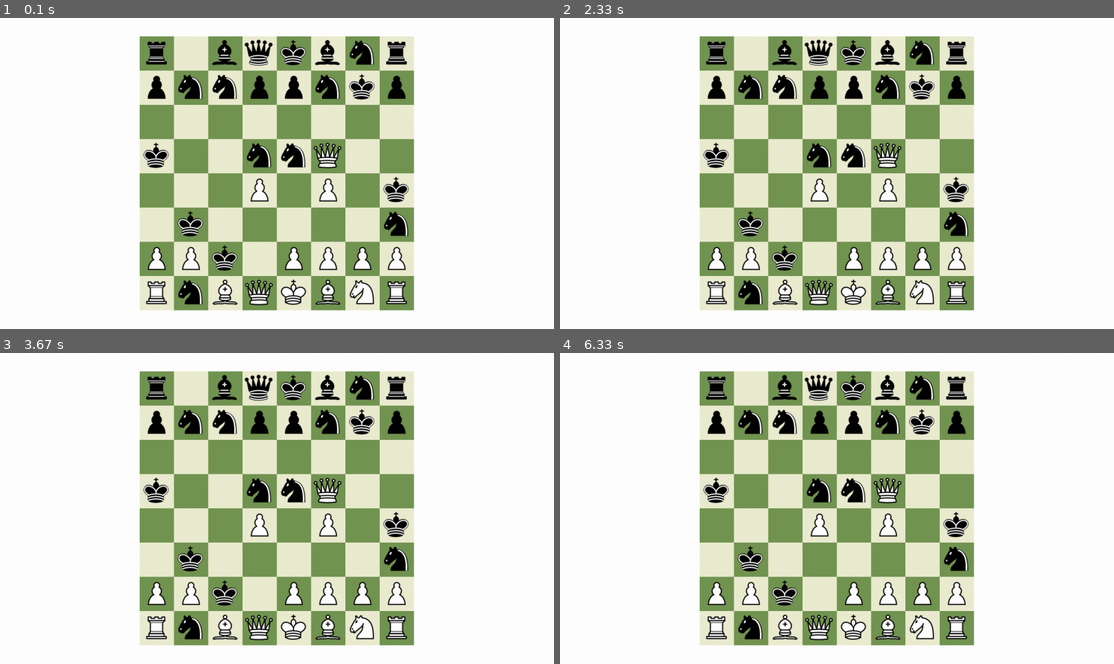
Above: before the commit, frames 1-4 (two rows, left to right).
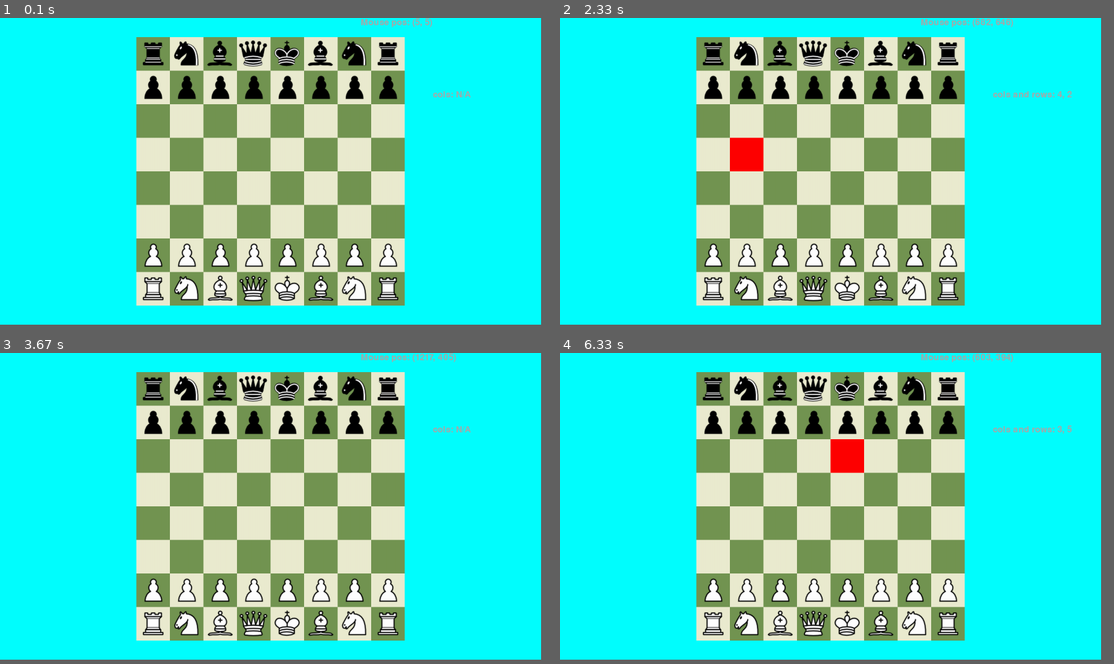
Above: after the commit, the same moments.

Repository: ArielBaron/ChessInPython
Game: pygame game, started from New_pygame.py
Two runs of this game, one before a commit and one after it. Both use one fixed random seed, a clock stepped at 60 frames per second and the inputs below.
Inputs (mouse positions are in pixels of both pictures, inside the frame that each line leads up to):
- Up to frame 1 (0.1 s): no input
- Up to frame 2 (2.33 s): click (831, 170) at 0.38 s; click (698, 173) at 0.72 s; click (665, 123) at 1.05 s; click (1030, 279) at 1.38 s; click (842, 67) at 1.72 s; click (803, 251) at 2.05 s
- Up to frame 3 (3.67 s): click (254, 452) at 2.38 s; click (193, 443) at 2.72 s; click (415, 480) at 3.05 s; click (437, 499) at 3.38 s
- Up to frame 4 (6.33 s): click (942, 452) at 3.72 s; click (670, 446) at 4.05 s; click (853, 492) at 4.38 s; click (670, 486) at 4.72 s; click (748, 595) at 5.05 s; click (665, 620) at 5.38 s; click (748, 405) at 5.72 s; click (776, 496) at 6.05 s
In our replay, the window is 900x505 before the commit and 879x498 after it. These sizes can differ from the game's own. Grey fills any space a smaller window leaves; there, only what the larger window draws over its background counts as a difference.

The runs differ from the first frame. In frame 1, 73% of the frame differs, in the area x 0-98%, y 0-99%; in frame 2, 74%; in frame 3, 73%; in frame 4, 74%.

Commit message:
Update New_pygame.py

Diff:
--- a/New_pygame.py
+++ b/New_pygame.py
@@ -2,9 +2,53 @@
 import os
 
 
-def clear_terminal():
-    if os.name == 'nt':  # For Windows
-        os.system('cls')
+# Constants
+pygame.init()
+FPS = 60
+WINDOW_WIDTH = 1500
+WINDOW_HEIGHT = 850
+WINDOW = pygame.display.set_mode((WINDOW_WIDTH, WINDOW_HEIGHT))
+CLOCK = pygame.time.Clock()
+STARTING_POSTIONS = [ "rnbqkbnr/pppppppp/8/8/8/8/PPPPPPPP/RNBQKBNR w KQkq - 0 1"]
+MID_OF_SQUARES = [(37.5, 37.5),(112.5, 37.5),(187.5, 37.5),(262.5, 37.5),(337.5, 37.5),(412.5, 37.5),(487.5, 37.5),(562.5, 37.5),(37.5, 112.5),(112.5, 112.5),(187.5, 112.5),(262.5, 112.5),(337.5, 112.5),(412.5, 112.5),(487.5, 112.5),(562.5, 112.5),(37.5, 187.5),(112.5, 187.5),(187.5, 187.5),(262.5, 187.5),(337.5, 187.5),(412.5, 187.5),(487.5, 187.5),(562.5, 187.5),(37.5, 262.5),(112.5, 262.5),(187.5, 262.5),(262.5, 262.5),(337.5, 262.5),(412.5, 262.5),(487.5, 262.5),(562.5, 262.5),(37.5, 337.5),(112.5, 337.5),(187.5, 337.5),(262.5, 337.5),(337.5, 337.5),(412.5, 337.5),(487.5, 337.5),(562.5, 337.5),(37.5, 412.5),(112.5, 412.5),(187.5, 412.5),(262.5, 412.5),(337.5, 412.5),(412.5, 412.5),(487.5, 412.5),(562.5, 412.5),(37.5, 487.5),(112.5, 487.5),(187.5, 487.5),(262.5, 487.5),(337.5, 487.5),(412.5, 487.5),(487.5, 487.5),(562.5, 487.5),(37.5, 562.5),(112.5, 562.5),(187.5, 562.5),(262.5, 562.5),(337.5, 562.5),(412.5, 562.5),(487.5, 562.5),(562.5, 562.5)]
+SQUARE_SIZE = min(WINDOW_WIDTH // 2, WINDOW_HEIGHT) // 8
+running = True
+
+# Constants: Pieces # FOR SIZE CHANGE GO TO https://www.shutterstock.com/image-resizer?c3apidt=&gad_source=1&gclid=CjwKCAjwt-OwBhBnEiwAgwzrUgwi70N7tIRmT0xeUDt_DHljvXD5qifqYuvsM2rliDfAjuR8b78PWRoCKygQAvD_BwE&gclsrc=aw.ds&kw=
+p = pygame.image.load("ChessPyGame Assets\\blackPawn.png")
+P = pygame.image.load('ChessPyGame Assets\\whitePawn.png')
+n = pygame.image.load('ChessPyGame Assets\\blackNight.png')
+N = pygame.image.load('ChessPyGame Assets\\whiteNight.png')
+b = pygame.image.load('ChessPyGame Assets\\blackBISHOP.png')
+B = pygame.image.load('ChessPyGame Assets\\whiteBISHOP.png')
+r = pygame.image.load('ChessPyGame Assets\\blackRook.png')
+R = pygame.image.load('ChessPyGame Assets\\whiteRook.png')
+q = pygame.image.load('ChessPyGame Assets\\blackQueen.png')
+Q = pygame.image.load('ChessPyGame Assets\\whiteQueen.png')
+k = pygame.image.load('ChessPyGame Assets\\blackKING.png')
+K = pygame.image.load('ChessPyGame Assets\\whiteKING.png')
+
+YELLOW_RECT = pygame.Rect(0, 0, 75, 75)
+GREEN = (115, 149, 82)
+WHITE = (235, 236, 208)
+
+BOARD_WIDTH = 8 * SQUARE_SIZE
+BOARD_HEIGHT = 8 * SQUARE_SIZE
+BOARD_START_X = (WINDOW_WIDTH - BOARD_WIDTH) // 2
+BOARD_START_Y = (WINDOW_HEIGHT - BOARD_HEIGHT) // 2
+
+FONT = pygame.font.Font(None, 36)
+
+
+def get_square_from_mouse(pos):
+    x, y = pos
+    if BOARD_START_X <= x <= BOARD_START_X + BOARD_WIDTH and BOARD_START_Y <= y <= BOARD_START_Y + BOARD_HEIGHT:
+        col = (x - BOARD_START_X) // SQUARE_SIZE
+        row = (y - BOARD_START_Y) // SQUARE_SIZE
+        row = 7 - (y - BOARD_START_Y) // SQUARE_SIZE  # Flip the row index
+
+        return int(col), int(row)
+    return None, None
 
 
 def reverse_board(board):
@@ -12,11 +56,18 @@
     return reversed_board
 
 
-def fen_to_Chess_board(fen_notion):
+def fen_to_Chess_board(board):
+    parts = board.split(' ')
     ChessBoard = []
-    fen_notion = fen_notion.split(' ')[0]
-    fen_notion = [i for i in fen_notion if i != '/']
-    for notion in fen_notion:
+    copy_board = parts[0]
+    copy_board = [i for i in copy_board if i != '/']
+    turn = parts[1]
+    castles = parts[2]
+    en_passant = parts[3]
+    half_moves = parts[4]
+    full_moves = parts[5]
+
+    for notion in copy_board:
         if notion.isnumeric():
             for i in range(int(notion)):
                 ChessBoard.append('0')
@@ -45,72 +96,62 @@
 
 def DrawBoard(real_board):
     game_board = real_board.copy()
-    window.fill("white")
-    board_width = 8 * square_size
-    board_height = 8 * square_size
-    board_x = (window_width - board_width) // 2
-    board_y = (window_height - board_height) // 2
+    WINDOW.fill("aqua")
+    mouse_pos = pygame.mouse.get_pos()
+    col, row = get_square_from_mouse(mouse_pos)
+
+    # Update label with the current column and row
+    col_row_text = f'cols and rows: {col+1}, {row+1}' if col is not None and row is not None else 'cols: N/A'
+    WINDOW.blit(FONT.render(f'Mouse pos: {mouse_pos}', True, "darkgray"), (WINDOW_WIDTH - 500, 0))
+    WINDOW.blit(FONT.render(col_row_text, True, "darkgray"), (WINDOW_WIDTH - 300, 200))
 
     for row in range(8):
         for col in range(8):
-            square_number = row*8+col
+            square_number = row * 8 + col
+            currentRect = BOARD_START_X + col * SQUARE_SIZE, BOARD_START_Y + row * SQUARE_SIZE, SQUARE_SIZE, SQUARE_SIZE
             # Draw Squares
-            if (row + col) % 2 == 0:  # Check if the square is even
-                pygame.draw.rect(window, (115, 149, 82), (board_x + col * square_size, board_y + row * square_size, square_size, square_size))  # Draw a gray square
+            if selected_square is not None and row==selected_square[0] and col==selected_square[1]:
+                pygame.draw.rect(WINDOW, "red", currentRect)
+                print("YES")
+            elif (row + col) % 2 == 0:  # Check if the square is even
+                pygame.draw.rect(WINDOW, GREEN, currentRect)  # Draw a green square
             else:
-                pygame.draw.rect(window, (235, 236, 208), (board_x + col * square_size, board_y + row * square_size, square_size, square_size))  # Draw a white square
+                pygame.draw.rect(WINDOW, WHITE, currentRect)  # Draw a white square
             # Handle Pieces
             if game_board[square_number] != "0":
-                piece_dict = {'K':K,'k':k,'P':P,"p":p,'R':R,'r':r,'N':N,'n':n,'B':B,'b':b,'Q':Q,'q':q}
-                window.blit(piece_dict[game_board[square_number]],(board_x + col * square_size, board_y + row * square_size))
+                piece_dict = {'K': K, 'k': k, 'P': P, "p": p, 'R': R, 'r': r, 'N': N, 'n': n, 'B': B, 'b': b, 'Q': Q, 'q': q}
+                WINDOW.blit(piece_dict[game_board[square_number]], currentRect)
+
+
 def MainGameLoop():
+    global selected_square
     while True:
-        clock.tick(FPS)
+        CLOCK.tick(FPS)
         for event in pygame.event.get():
             if event.type == pygame.QUIT:
-                return
+                pygame.quit()
+                exit()
             if event.type == pygame.KEYDOWN:
                 if event.key == pygame.K_ESCAPE:
-                    return
+                    pygame.quit()
+                    exit()
+            if event.type == pygame.MOUSEBUTTONDOWN:
+                if event.button == 1:
+                    selected_square = (get_square_from_mouse(pygame.mouse.get_pos()))
+                    print(selected_square)
 
-        DrawBoard(Current_Board)  # Call the DrawBoard function to draw the chessboard
+
+
+        DrawBoard(current_Board)  # Call the DrawBoard function to draw the chessboard
         pygame.display.flip()  # Update the display
-
-# Constants
-pygame.init()
-FPS = 60
-window_width = 1535
-window_height = 863
-window = pygame.display.set_mode((window_width, window_height))
-clock = pygame.time.Clock()
-running = True
-Starting_postion =[ "rnbqkbnr/pppppppp/8/8/8/8/PPPPPPPP/RNBQKBNR w KQkq - 0 1","r1bqkbnr/pnnppnkp/8/k2nnQ2/3P1P1k/1k5n/PPk1PPPP/RnBQKBNR w KQ - 0 1"]
-Current_Board = fen_to_Chess_board(chess_board_pos_to_fen_pos(fen_to_Chess_board(Starting_postion[1])))
-The_Middle_of_all_squares = [(37.5, 37.5),(112.5, 37.5),(187.5, 37.5),(262.5, 37.5),(337.5, 37.5),(412.5, 37.5),(487.5, 37.5),(562.5, 37.5),(37.5, 112.5),(112.5, 112.5),(187.5, 112.5),(262.5, 112.5),(337.5, 112.5),(412.5, 112.5),(487.5, 112.5),(562.5, 112.5),(37.5, 187.5),(112.5, 187.5),(187.5, 187.5),(262.5, 187.5),(337.5, 187.5),(412.5, 187.5),(487.5, 187.5),(562.5, 187.5),(37.5, 262.5),(112.5, 262.5),(187.5, 262.5),(262.5, 262.5),(337.5, 262.5),(412.5, 262.5),(487.5, 262.5),(562.5, 262.5),(37.5, 337.5),(112.5, 337.5),(187.5, 337.5),(262.5, 337.5),(337.5, 337.5),(412.5, 337.5),(487.5, 337.5),(562.5, 337.5),(37.5, 412.5),(112.5, 412.5),(187.5, 412.5),(262.5, 412.5),(337.5, 412.5),(412.5, 412.5),(487.5, 412.5),(562.5, 412.5),(37.5, 487.5),(112.5, 487.5),(187.5, 487.5),(262.5, 487.5),(337.5, 487.5),(412.5, 487.5),(487.5, 487.5),(562.5, 487.5),(37.5, 562.5),(112.5, 562.5),(187.5, 562.5),(262.5, 562.5),(337.5, 562.5),(412.5, 562.5),(487.5, 562.5),(562.5, 562.5)]
-#  Constants: Calculate square size
-square_size = min(window_width // 2, window_height) // 8
-
-# Constants: Pieces # FOR SIZE CHANGE GO TO https://www.shutterstock.com/image-resizer?c3apidt=&gad_source=1&gclid=CjwKCAjwt-OwBhBnEiwAgwzrUgwi70N7tIRmT0xeUDt_DHljvXD5qifqYuvsM2rliDfAjuR8b78PWRoCKygQAvD_BwE&gclsrc=aw.ds&kw=
-p = pygame.image.load("ChessPyGame Assets\\blackPawn.png")
-P = pygame.image.load('ChessPyGame Assets\\whitePawn.png')
-n = pygame.image.load('ChessPyGame Assets\\blackNight.png')
-N = pygame.image.load('ChessPyGame Assets\\whiteNight.png')
-b = pygame.image.load('ChessPyGame Assets\\blackBISHOP.png')
-B = pygame.image.load('ChessPyGame Assets\\whiteBISHOP.png')
-r = pygame.image.load('ChessPyGame Assets\\blackRook.png')
-R = pygame.image.load('ChessPyGame Assets\\whiteRook.png')
-q = pygame.image.load('ChessPyGame Assets\\blackQueen.png')
-Q = pygame.image.load('ChessPyGame Assets\\whiteQueen.png')
-k = pygame.image.load('ChessPyGame Assets\\blackKING.png')
-K = pygame.image.load('ChessPyGame Assets\\whiteKING.png')
-
-#Constants: Selection Rect
-yellow_rect = pygame.Rect(0, 0, 75, 75)
 
 
 # RUN THE GAME
+current_Board = fen_to_Chess_board(STARTING_POSTIONS[0])
+turn = 'w'
+castles = "KQkq"
+en_passant = "-"
+half_moves = 0
+full_moves = 1
+selected_square = None
 MainGameLoop()
-# EXIT
-clear_terminal()
-pygame.quit()
-exit()
